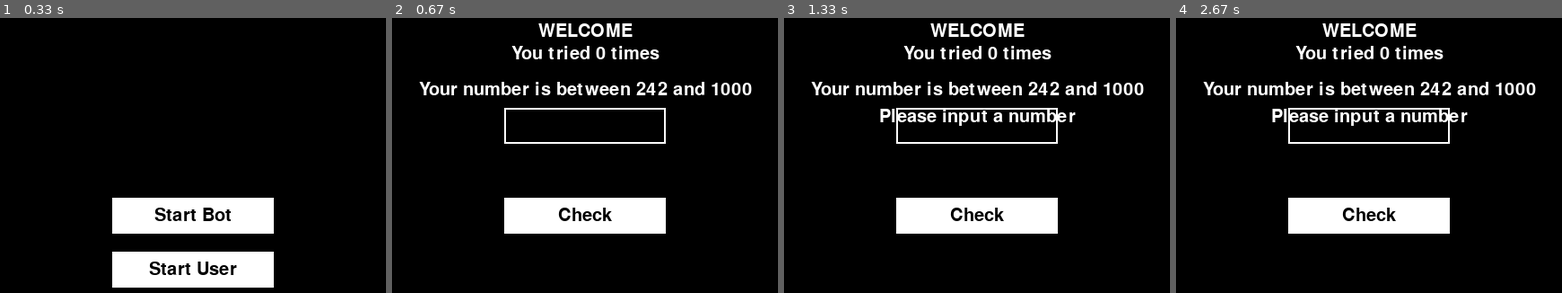
Above: before the commit, frames 1-4 (left to right).
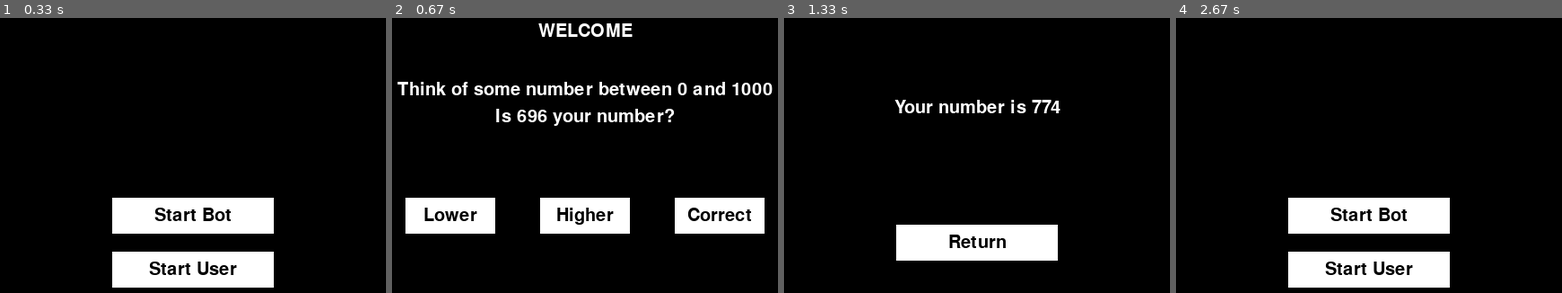
Above: after the commit, the same moments.

Repository: KaL844/pygame-guess_the_number
Game: pygame game, started from main.py
The game is run twice, just before and just after one commit, with the same random seed, the same clock (stepped at 60 frames per second) and the same inputs.
Inputs (mouse positions are in pixels of both pictures, inside the frame that each line leads up to):
- Up to frame 1 (0.33 s): no input
- Up to frame 2 (0.67 s): click (569, 262) at 0.38 s
- Up to frame 3 (1.33 s): click (942, 227) at 0.72 s; click (1112, 216) at 1.05 s, where only the run after the commit has a clickable "Correct"
- Up to frame 4 (2.67 s): click (1369, 243) at 2.38 s, where only the run after the commit has a clickable "Return"

Frame 1 is identical in both runs. In frame 2, 14% of the frame differs, in the area x 1-99%, y 10-79%; in frame 3, 14%, in the area x 6-94%, y 1-89%; in frame 4, 11%.

Commit message:
[update] new mode complete

Diff:
--- a/components/button.py
+++ b/components/button.py
@@ -58,10 +58,10 @@
         if self.rect.collidepoint(pos):
             if pygame.mouse.get_pressed()[0] == 1 and not self.isClicked:
                 self.isClicked = True
-                if MouseEvent.ON_CLICK in self.eventListeners: self.eventListeners[MouseEvent.ON_CLICK]()
 
             if pygame.mouse.get_pressed()[0] == 0 and self.isClicked:
                 self.isClicked = False
+                if MouseEvent.ON_TOUCH_END in self.eventListeners: self.eventListeners[MouseEvent.ON_TOUCH_END]()
 
         pygame.draw.rect(screen, self.color, self.rect)
 
--- a/components/scene.py
+++ b/components/scene.py
@@ -48,6 +48,9 @@
 
         scene.onEnter()
 
+    def clear(self) -> None:
+        self.scenes = []
+
     @staticmethod
     def getInstance():
         if SceneManager._instance is None:
--- a/conf/game/GameBotScene.json
+++ b/conf/game/GameBotScene.json
@@ -27,7 +27,7 @@
 
     "answerInput": {
         "posX": 160,
-        "posY": 100,
+        "posY": 150,
         "padding": [10, 10, 10, 10]
     },
 
--- a/conf/game/GameUserScene.json
+++ b/conf/game/GameUserScene.json
@@ -7,33 +7,35 @@
     },
 
     "questionLabel": {
-        "text": "What do you think your number is?",
         "posX": 250,
         "posY": 70,
         "align": "TOP_CENTER"
     },
 
-    "messageLabel": {
+    "answerLabel": {
         "posX": 250,
         "posY": 100,
         "align": "TOP_CENTER"
     },
 
-    "countLabel": {
-        "posX": 250,
-        "posY": 30,
-        "align": "TOP_CENTER"
+    "lowBtn": {
+        "text": "Lower",
+        "posX": 50,
+        "posY": 200,
+        "width": 100
     },
 
-    "answerInput": {
-        "posX": 160,
-        "posY": 100,
-        "padding": [10, 10, 10, 10]
+    "highBtn": {
+        "text": "Higher",
+        "posX": 200,
+        "posY": 200,
+        "width": 100
     },
 
-    "checkBtn": {
-        "text": "Check",
-        "posX": 160,
-        "posY": 200
+    "correctBtn": {
+        "text": "Correct",
+        "posX": 350,
+        "posY": 200,
+        "width": 100
     }
 }
--- a/modules/game/logic.py
+++ b/modules/game/logic.py
@@ -10,8 +10,9 @@
     GREATER_THAN = "greater"
     INVALID = "invalid"
 
-class GameLogic:
+class GameBotLogic:
     MAX_RAND = 1000
+    MIN_RAND = 0
     HINT_MIN_DISTANCE = 500
     HINT_MAX_DISTANCE = 500
 
@@ -20,7 +21,7 @@
     logger = Logger(__name__).getInstance()
 
     def __init__(self) -> None:
-        GameLogic._instance = self
+        GameBotLogic._instance = self
 
         self.count = 0
         self.secretNumber = -1
@@ -29,11 +30,11 @@
 
     def start(self) -> None:
         self.count = 0
-        self.secretNumber = random.randint(0, GameLogic.MAX_RAND)
-        self.hintLowerBound = max(0, self.secretNumber - random.randint(GameLogic.HINT_MIN_DISTANCE, GameLogic.HINT_MAX_DISTANCE))
-        self.hintUpperBound = min(GameLogic.MAX_RAND, self.secretNumber + random.randint(GameLogic.HINT_MIN_DISTANCE, GameLogic.HINT_MAX_DISTANCE))
+        self.secretNumber = random.randint(GameBotLogic.MIN_RAND, GameBotLogic.MAX_RAND)
+        self.hintLowerBound = max(GameBotLogic.MIN_RAND, self.secretNumber - random.randint(GameBotLogic.HINT_MIN_DISTANCE, GameBotLogic.HINT_MAX_DISTANCE))
+        self.hintUpperBound = min(GameBotLogic.MAX_RAND, self.secretNumber + random.randint(GameBotLogic.HINT_MIN_DISTANCE, GameBotLogic.HINT_MAX_DISTANCE))
 
-        GameLogic.logger.info("GameLogic.start. secretNumber={} hintLowerBound={} hintUpperBound={}".format(self.secretNumber,
+        GameBotLogic.logger.info("GameBotLogic.start. secretNumber={} hintLowerBound={} hintUpperBound={}".format(self.secretNumber,
             self.hintLowerBound, self.hintUpperBound))
 
     def getLowerHint(self) -> int:
@@ -45,14 +46,14 @@
     def getCount(self) -> int:
         return self.count
 
-    def getInstance() -> "GameLogic":
-        if GameLogic._instance is None:
-            GameLogic()
-        return GameLogic._instance
+    def getInstance() -> "GameBotLogic":
+        if GameBotLogic._instance is None:
+            GameBotLogic()
+        return GameBotLogic._instance
 
     def checkAnswer(self, answer: int) -> CheckResult:
         self.count += 1
-        GameLogic.logger.info("GameLogic.checkAnswer. answer={} upperHint={} lowerHint={}".format(answer, self.hintUpperBound, self.hintLowerBound))
+        GameBotLogic.logger.info("GameBotLogic.checkAnswer. answer={} upperHint={} lowerHint={}".format(answer, self.hintUpperBound, self.hintLowerBound))
         if answer < self.hintLowerBound or answer > self.hintUpperBound:
             return CheckResult.INVALID
         elif answer < self.secretNumber:
@@ -62,3 +63,53 @@
             self.hintUpperBound = answer
             return CheckResult.LESS_THAN
         return CheckResult.EQUAL
+
+class GameUserLogic:
+    MAX_RAND = 1000
+    MIN_RAND = 0
+
+    _instance = None
+
+    logger = Logger(__name__).getInstance()
+
+    def __init__(self) -> None:
+        GameUserLogic._instance = self
+
+        self.lowerBound = -1
+        self.upperBound = -1
+        self.guessNumber = -1
+        self.isValid = False
+
+    def start(self) -> None:
+        self.lowerBound = GameUserLogic.MIN_RAND
+        self.upperBound = GameUserLogic.MAX_RAND
+        self.isValid = False
+
+        self.guess()
+
+        GameUserLogic.logger.info("GameUserLogic.start. guessNumber={} lowerBound={} upperBound={}".format(self.guessNumber,
+            self.lowerBound, self.upperBound))
+
+    def guess(self) -> bool:
+        if self.lowerBound > self.upperBound:
+            return False
+        GameUserLogic.logger.info("GameUserLogic.guess. lowerBound={} upperBound={}".format(self.lowerBound, self.upperBound))
+        self.guessNumber = random.randint(self.lowerBound, self.upperBound)
+        return True
+
+    def updateLower(self) -> None:
+        self.lowerBound = self.guessNumber + 1
+
+    def updateUpper(self) -> None:
+        self.upperBound = self.guessNumber - 1
+
+    def setValid(self, isValid: bool) -> None:
+        self.isValid = isValid
+
+    def getGuessNumber(self) -> int:
+        return self.guessNumber
+
+    def getInstance() -> "GameUserLogic":
+        if GameUserLogic._instance is None:
+            GameUserLogic()
+        return GameUserLogic._instance
--- a/modules/game/scenes.py
+++ b/modules/game/scenes.py
@@ -1,14 +1,19 @@
+from enum import Enum
 import pygame
 from components.button import Button
 from components.input import InputTextBox
 from components.label import Label
 from components.scene import Scene, SceneManager
-from modules.game.logic import CheckResult, GameLogic
+from modules.game.logic import CheckResult, GameBotLogic, GameUserLogic
 from utils.enum_types import MouseEvent
 from utils.json_reader import JsonReader
 from utils.logger import Logger
 import utils.constants as constants
 
+class GameMode(Enum):
+    BOT_HOST = 0
+    USER_HOST = 1
+
 class GameBotScene(Scene):
     _instance = None
 
@@ -24,7 +29,7 @@
         self.conf = JsonReader.load(GameBotScene.CONFIG_FILE)
 
         self.sceneMgr = None
-        self.logic: GameLogic = GameLogic.getInstance()
+        self.logic: GameBotLogic = GameBotLogic.getInstance()
 
         self.titleLabel: Label = Label(conf=self.conf["titleLabel"])
         self.questionLabel: Label = Label(conf=self.conf["questionLabel"])
@@ -38,7 +43,7 @@
     def init(self) -> None:
         self.sceneMgr = SceneManager.getInstance()
 
-        self.checkBtn.addEventListener(MouseEvent.ON_CLICK, self.onCheckClick)
+        self.checkBtn.addEventListener(MouseEvent.ON_TOUCH_END, self.onCheckClick)
 
     def onEnter(self) -> None:
         self.clear()
@@ -80,7 +85,7 @@
         checkResult: CheckResult = self.logic.checkAnswer(int(answer))
         GameBotScene.logger.info("GameBotScene.onCheckClick. checkResult={}".format(checkResult))
         if checkResult == CheckResult.EQUAL:
-            self.sceneMgr.push(EndScene.getInstance())
+            self.sceneMgr.push(EndScene.getInstance(GameMode.BOT_HOST))
             return
 
         self.answerInput.clearText()
@@ -113,72 +118,73 @@
         self.conf = JsonReader.load(GameUserScene.CONFIG_FILE)
 
         self.sceneMgr = None
-        self.logic: GameLogic = GameLogic.getInstance()
+        self.logic: GameUserLogic = GameUserLogic.getInstance()
 
         self.titleLabel: Label = Label(conf=self.conf["titleLabel"])
         self.questionLabel: Label = Label(conf=self.conf["questionLabel"])
-        self.messageLabel: Label = Label(conf=self.conf["messageLabel"])
-        self.countLabel: Label = Label(conf=self.conf["countLabel"])
-        self.answerInput: InputTextBox = InputTextBox(conf=self.conf["answerInput"])
-        self.checkBtn: Button = Button(conf=self.conf["checkBtn"])
+        self.answerLabel: Label = Label(conf=self.conf["answerLabel"])
+        self.lowBtn: Button = Button(conf=self.conf["lowBtn"])
+        self.highBtn: Button = Button(conf=self.conf["highBtn"])
+        self.correctBtn: Button = Button(conf=self.conf["correctBtn"])
 
         self.init()
 
     def init(self) -> None:
         self.sceneMgr = SceneManager.getInstance()
 
-        self.checkBtn.addEventListener(MouseEvent.ON_CLICK, self.onCheckClick)
+        self.lowBtn.addEventListener(MouseEvent.ON_TOUCH_END, self.onLowClick)
+        self.highBtn.addEventListener(MouseEvent.ON_TOUCH_END, self.onHighClick)
+        self.correctBtn.addEventListener(MouseEvent.ON_TOUCH_END, self.onCorrectClick)
 
     def onEnter(self) -> None:
         self.clear()
 
         self.logic.start()
 
-    def input(self, event: pygame.event.Event) -> None:
-        if event.type == pygame.KEYDOWN:
-            if event.key == pygame.K_BACKSPACE:
-                self.answerInput.popText()
-                return
-            if event.key not in GameUserScene.VALID_ANSWER_INPUT:
-                return
-
-            self.answerInput.pushText(event.unicode)
+        self.logger.info("GameUserScene.onEnter. isValid={} guessNumber={}".format(self.logic.getGuessNumber(), self.logic.isValid))
+
+        self.questionLabel.setText("Think of some number between {} and {}".format(GameUserLogic.MIN_RAND, GameUserLogic.MAX_RAND))
 
     def draw(self, screen: pygame.surface.Surface) -> None:
         screen.fill(constants.BACKGROUND_COLOR)
 
         self.titleLabel.draw(screen)
 
-        self.questionLabel.setText("Your number is between {} and {}".format(self.logic.getLowerHint(), self.logic.getUpperHint()))
         self.questionLabel.draw(screen)
 
-        self.countLabel.setText("You tried {} times".format(self.logic.getCount()))
-        self.countLabel.draw(screen)
-
-        self.messageLabel.draw(screen)
-        self.answerInput.draw(screen)
-        self.checkBtn.draw(screen)
-
-    def onCheckClick(self) -> None:
-        answer = self.answerInput.getText()
-
-        if answer == "":
-            self.messageLabel.setText("Please input a number")
-            return
-
-        checkResult: CheckResult = self.logic.checkAnswer(int(answer))
-        GameUserScene.logger.info("GameUserScene.onCheckClick. checkResult={}".format(checkResult))
-        if checkResult == CheckResult.EQUAL:
-            self.sceneMgr.push(EndScene.getInstance())
-            return
-
-        self.answerInput.clearText()
-        self.messageLabel.clearText()
+        self.answerLabel.setText("Is {} your number?".format(self.logic.getGuessNumber()))
+        self.answerLabel.draw(screen)
+
+        self.lowBtn.draw(screen)
+        self.highBtn.draw(screen)
+        self.correctBtn.draw(screen)
+
+
+    def onLowClick(self) -> None:
+        self.logic.updateUpper()
+
+        isValid: bool = self.logic.guess()
+
+        if not isValid:
+            self.sceneMgr.push(EndScene.getInstance(GameMode.USER_HOST))
+            return
+
+    def onHighClick(self) -> None:
+        self.logic.updateLower()
+
+        isValid: bool = self.logic.guess()
+
+        if not isValid:
+            self.sceneMgr.push(EndScene.getInstance(GameMode.USER_HOST))
+            return
+
+    def onCorrectClick(self) -> None:
+        self.logic.setValid(True)
+        self.sceneMgr.push(EndScene.getInstance(GameMode.USER_HOST))
 
     def clear(self) -> None:
         self.questionLabel.clearText()
-        self.messageLabel.clearText()
-        self.answerInput.clearText()
+        self.answerLabel.clearText()
 
     @staticmethod
     def getInstance() -> "GameUserScene":
@@ -190,14 +196,15 @@
 class EndScene(Scene):
     CONFIG_FILE = "conf/game/EndScene.json"
 
-    _instance = None
-
-    def __init__(self) -> None:
-        EndScene._instance = self
+    _instance = {}
+
+    def __init__(self, mode: GameMode) -> None:
+        EndScene._instance[mode] = self
 
         self.conf = JsonReader.load(EndScene.CONFIG_FILE)
 
-        self.logic: GameLogic = GameLogic.getInstance()
+        self.mode = mode
+        self.logic: GameBotLogic | GameUserLogic = GameBotLogic.getInstance() if mode == GameMode.BOT_HOST else GameUserLogic.getInstance()
         self.sceneMgr = None
 
         self.messageLabel: Label = Label(conf=self.conf["messageLabel"])
@@ -207,8 +214,14 @@
 
     def init(self) -> None:
         self.sceneMgr = SceneManager.getInstance()
-        self.returnBtn.addEventListener(MouseEvent.ON_CLICK, self.onReturnClick)
-        self.messageLabel.setText("Congratulation!! You tried {} times".format(self.logic.getCount()))
+        self.returnBtn.addEventListener(MouseEvent.ON_TOUCH_END, self.onReturnClick)
+
+    def onEnter(self) -> None:
+        if self.mode == GameMode.BOT_HOST:
+            self.messageLabel.setText("Congratulation!! You tried {} times".format(self.logic.getCount()))
+        else:
+            message = "Your number is {}".format(self.logic.getGuessNumber()) if self.logic.isValid else "You tricked me. I'm not playing"
+            self.messageLabel.setText(message)
 
     def draw(self, screen: pygame.surface.Surface) -> None:
         screen.fill(constants.BACKGROUND_COLOR)
@@ -218,10 +231,11 @@
 
     def onReturnClick(self):
         from modules.lobby.scenes import StartScene
+        self.sceneMgr.clear()
         self.sceneMgr.push(StartScene.getInstance())
 
     @staticmethod
-    def getInstance():
-        if EndScene._instance is None:
-            EndScene()
-        return EndScene._instance
+    def getInstance(mode: GameMode):
+        if mode not in EndScene._instance:
+            EndScene(mode)
+        return EndScene._instance[mode]
--- a/modules/lobby/scenes.py
+++ b/modules/lobby/scenes.py
@@ -27,8 +27,8 @@
     def init(self) -> None:
         self.sceneMgr = SceneManager.getInstance()
 
-        self.startBotHostBtn.addEventListener(MouseEvent.ON_CLICK, self.onStartBotHostClick)
-        self.startUserHostBtn.addEventListener(MouseEvent.ON_CLICK, self.onStartUserHostClick)
+        self.startBotHostBtn.addEventListener(MouseEvent.ON_TOUCH_END, self.onStartBotHostClick)
+        self.startUserHostBtn.addEventListener(MouseEvent.ON_TOUCH_END, self.onStartUserHostClick)
 
     def draw(self, screen: pygame.surface.Surface) -> None:
         screen.fill(constants.BACKGROUND_COLOR)
--- a/utils/enum_types.py
+++ b/utils/enum_types.py
@@ -2,7 +2,7 @@
 
 
 class MouseEvent(Enum):
-    ON_CLICK = 1
+    ON_TOUCH_END = 1
 
 class AlignType(Enum):
     MID_CENTER = 0
